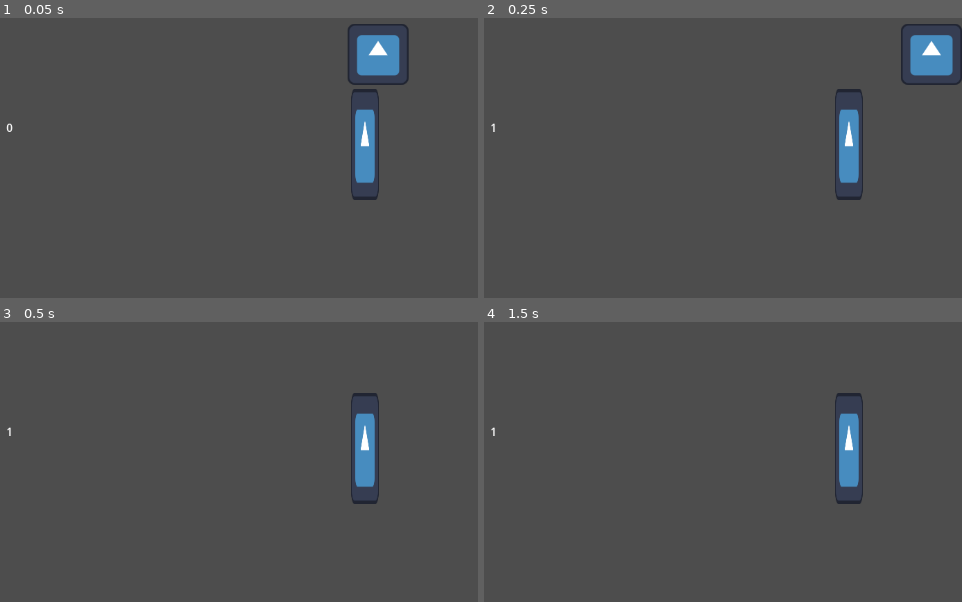
Above: before the commit, frames 1-4 (two rows, left to right).
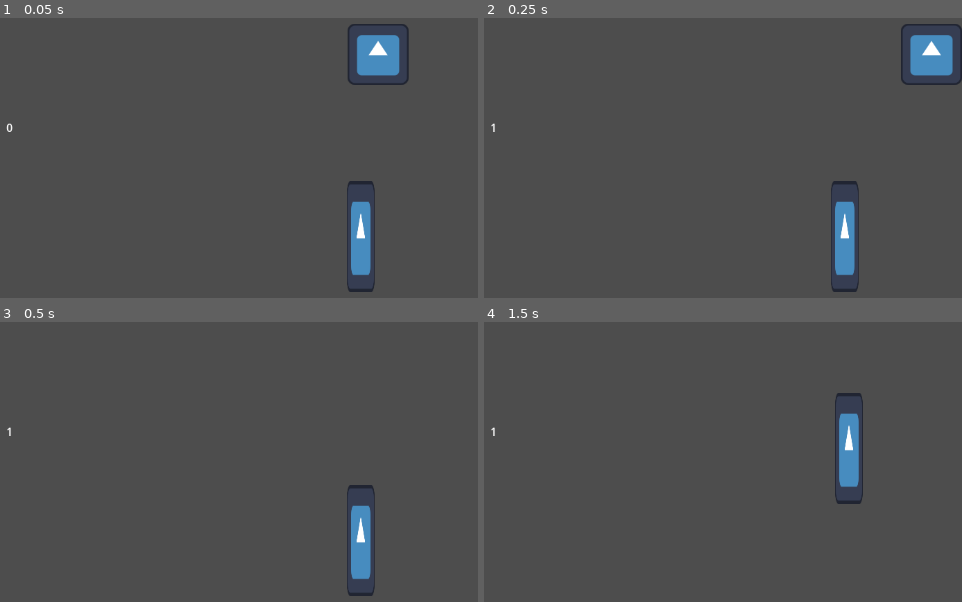
Above: after the commit, the same moments.

Repository: TomCanTech/20-games-challenge
Game: Godot game, scene res://Tests/score_update.tscn
Same seed, same stepped clock (60 frames per second), same inputs: the game is played once before the commit and once after it. The project has no main scene, so this scene is started directly. The engine's default icon, where the game draws it, is replaced by a stand-in: a white triangle on a blue panel in a dark square.
Inputs:
- Up to frame 1 (0.05 s): no input
- Up to frame 2 (0.25 s): no input
- Up to frame 3 (0.5 s): no input
- Up to frame 4 (1.5 s): hold W (player_one_up) from 0.53 s (still down); tap Enter at 1.25 s

The runs differ from the first frame. In frame 1, 2.7% of the frame differs, in the area x 72-80%, y 25-98%; in frame 2, 2.7%; in frame 3, 2.7%; in frame 4, nothing differs.

Commit message:
Only clamping paddle position when attempting to move paddle.

Diff:
--- a/Pong/Moving Entities/Paddle/paddle.gd
+++ b/Pong/Moving Entities/Paddle/paddle.gd
@@ -38,9 +38,10 @@
 
 
 func _physics_process(delta: float) -> void:
-	move_and_collide(_path * _input_axis * delta * speed)
-	position.x = clampf(position.x, path_bounds[0].x, path_bounds[1].x)
-	position.y = clampf(position.y, path_bounds[0].y, path_bounds[1].y)
+	if _input_axis != 0:
+		move_and_collide(_path * _input_axis * delta * speed)
+		position.x = clampf(position.x, path_bounds[0].x, path_bounds[1].x)
+		position.y = clampf(position.y, path_bounds[0].y, path_bounds[1].y)
 
 
 func _input_ai():
--- a/Pong/Tests/paddle_collision.tscn
+++ b/Pong/Tests/paddle_collision.tscn
@@ -18,6 +18,7 @@
 
 [node name="Paddle" parent="." unique_id=37831422 instance=ExtResource("2_flnu7")]
 position = Vector2(584, 352)
+path_bounds = Array[Vector2]([Vector2(584, 352), Vector2(584, 352)])
 
 [node name="Ball" parent="." unique_id=807750555 instance=ExtResource("1_0rick")]
 position = Vector2(376, 368)
